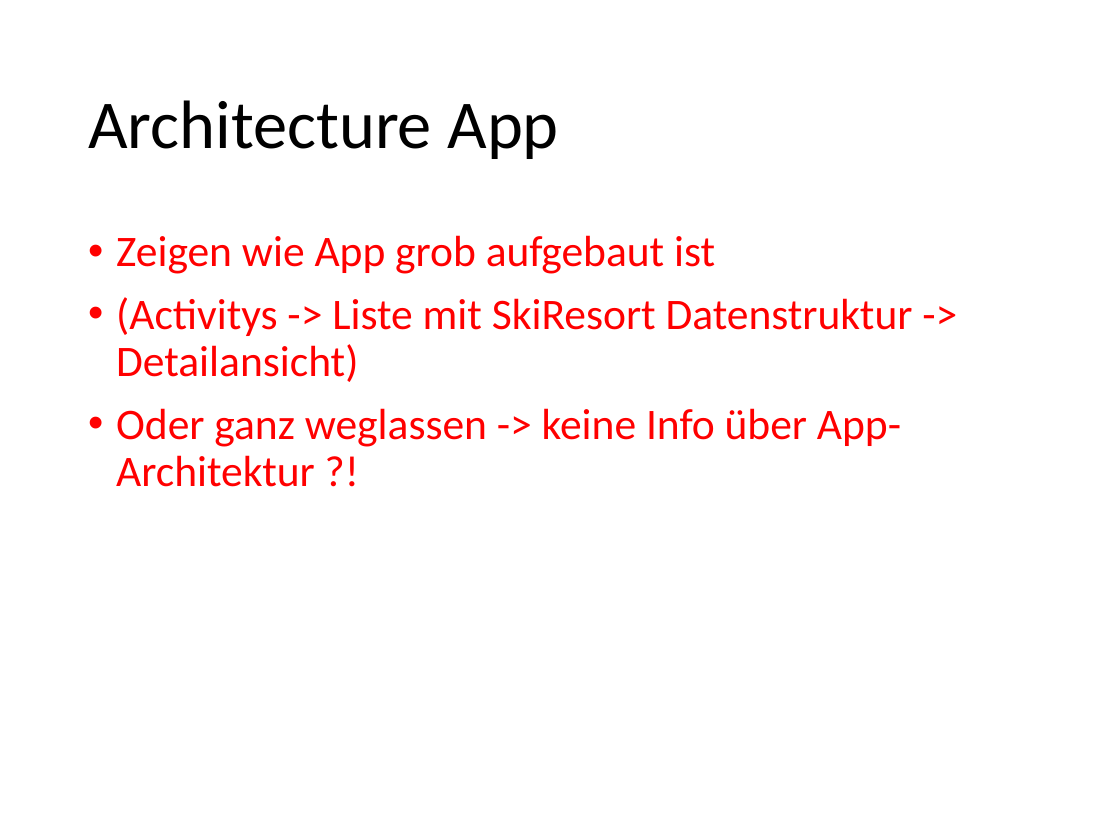
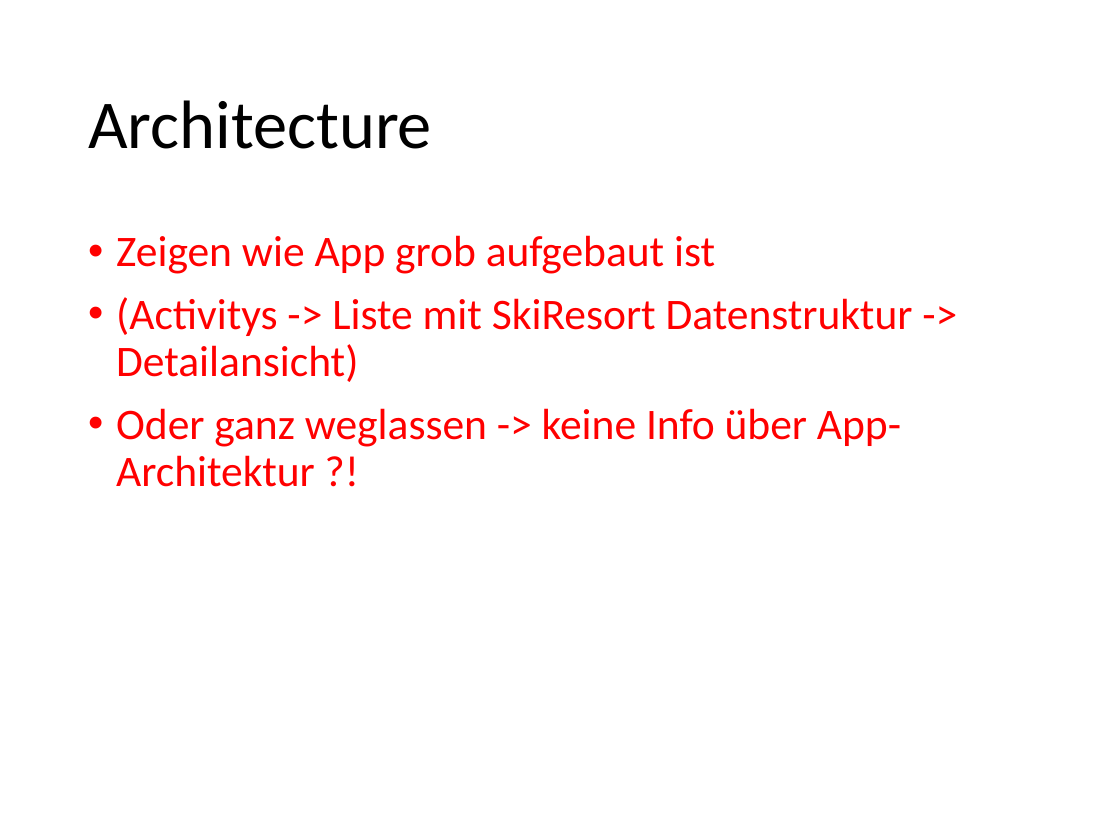
Before and after one commit to MSE-MobOP/Ski-Compass, a slide deck: slide 8 of Documents/Presentation/Presentation.pptx. Drawn at 1120x840 pixels with LibreOffice and Linux fonts; fonts in the diff are those of the drawing. Boxes give left, top, right and bottom in pixels: in the first picture for what was removed or moved away, otherwise in the second. Text is boxed around its words. In the diff, an @@ line names an element or a change of style, - is before the commit and + after.

Commit message:
Updated Overview page. Same title to all architecture pages

```diff
--- a/Documents/Presentation/Presentation.pptx
+++ b/Documents/Presentation/Presentation.pptx
@@ title at box(88, 100, 432, 149): text changed @@
-Architecture App
+Architecture
```
Also in this commit, not shown: 4 other slides changed.
